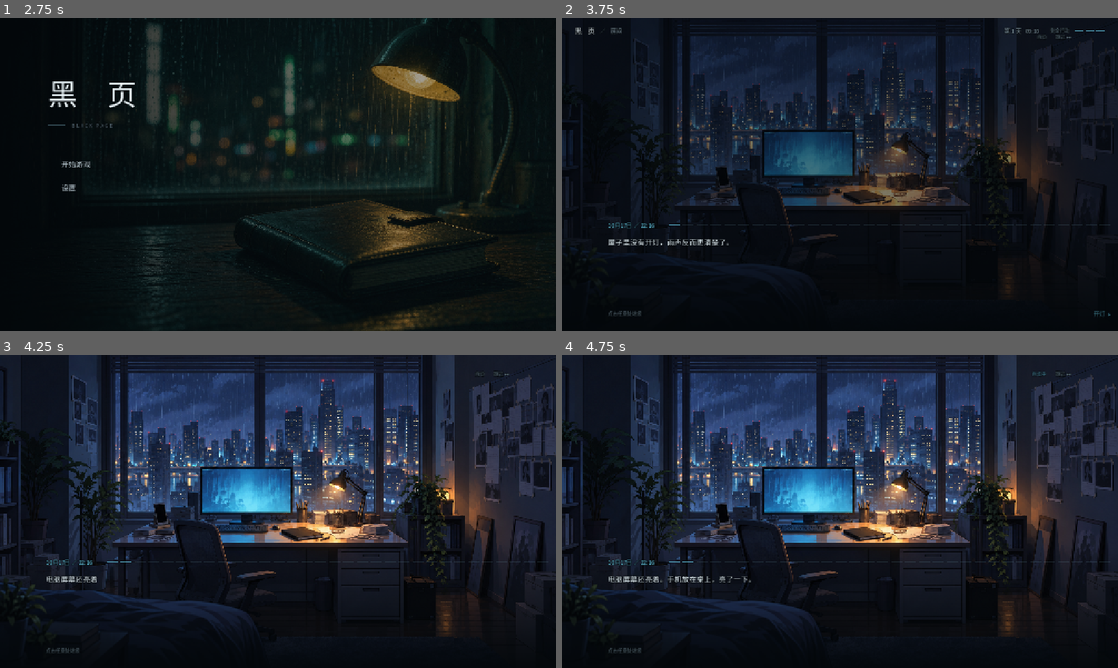
Above: before the commit, frames 1-4 (two rows, left to right).
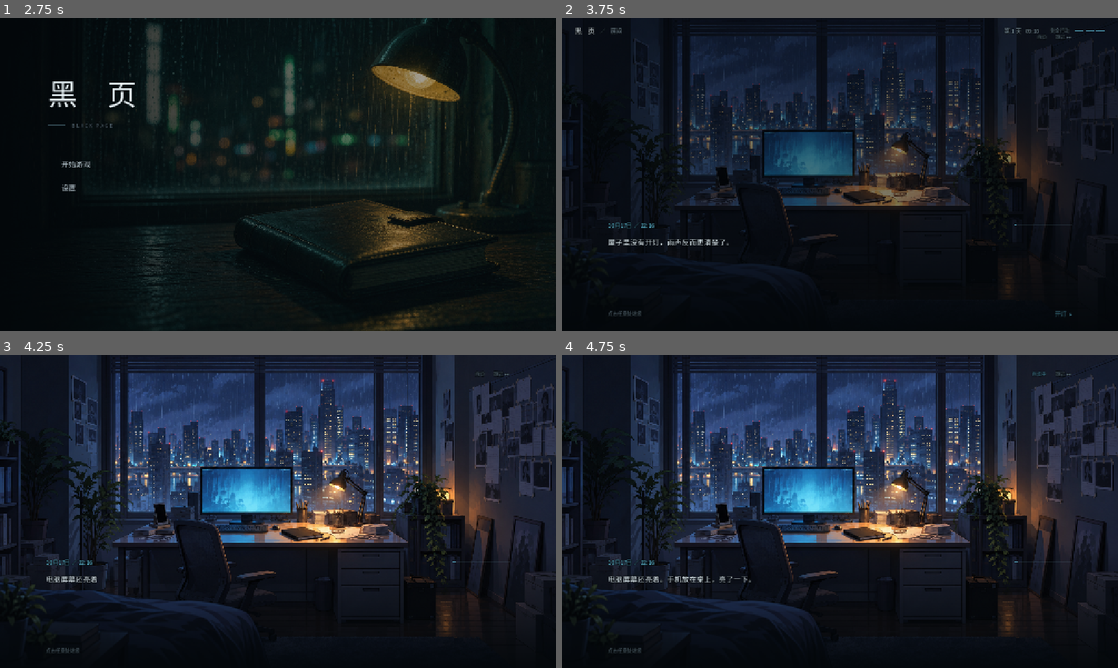
Above: after the commit, the same moments.

Repository: TreSir/-
Game: Godot game, scene res://scenes/black_page/main.tscn
Same seed, same stepped clock (60 frames per second), same inputs: the game is played once before the commit and once after it.
Inputs (mouse positions are in pixels of both pictures, inside the frame that each line leads up to):
- Up to frame 1 (2.75 s): click (278, 174) at 0.5 s; click (278, 174) at 1.25 s; click "黑 页" at 2 s
- Up to frame 2 (3.75 s): click (689, 165) at 2.77 s; tap Enter (ui_accept) at 3.5 s; move the mouse to (962, 158) at 3.52 s; hold Right (ui_right) from 3.53 s (still down); tap Space at 3.6 s; click (962, 158) at 3.67 s
- Up to frame 3 (4.25 s): keep holding Right (ui_right); tap Enter (ui_accept) at 3.77, 4.07 s
- Up to frame 4 (4.75 s): release Right (ui_right) at 4.25 s; click "自动" at 4.25 s

Frame 1 is identical in both runs. In frame 2, 0.2% of the frame differs, in the area x 19-99%, y 66-96%; in frame 3, 0.1%; in frame 4, 0.1%.

Commit message:
修两个只有看图才发现的问题：进度条过长 + 面板高度失控
一、序章进度条横贯整屏（用户指出）
   原来是「一页一个小点」，序章 5 页时刚好，现在 32 页就是：
   32 × 26px + 31 × 6px 间隙 = 1018px —— 一条横穿画面的虚线。
   页数一多，小点既占地方又读不出信息（32 个点谁也数不清）。

   改成**一条定宽细线**（PROGRESS_W = 132.0，写死）：
   走过的部分亮起来。定宽是关键——宽度跟着页数涨就会重蹈覆辙。

二、新闻卡的面板被撑成一个大黑框
   上一轮我改过「宽度按 UV 定、高度跟着内容走」，这次看图发现**它又高了**。
   真正的根因：**量高度的时机不对**。
   PanelContainer 里的标签是自动换行的，在现场 `get_combined_minimum_size()` 时
   宽度还没生效，标签按「宽度 0」换行 → 报出一个荒谬的大高度 → 面板被撑开。

   改成等一帧、宽度生效之后再量：_fit_panel_height.call_deferred(box)。

   教训：**GUI 里「算尺寸」和「设尺寸」的先后顺序是有副作用的**，
   涉及自动换行时不能当场量，要等一次 layout。

冒烟测试 86 项全过；两张截图逐张看过。

Diff:
--- a/scripts/black_page/prologue.gd
+++ b/scripts/black_page/prologue.gd
@@ -17,6 +17,8 @@
 const HotspotLayer = preload("res://scripts/core/hotspot_layer.gd")
 ## 逐字显示。主界面那套也是同一个组件——打字机全项目只此一份。
 const Typewriter = preload("res://scripts/core/typewriter.gd")
+## 进度条宽度。**写死**：跟着页数涨的话，32 页就会横贯整屏。
+const PROGRESS_W := 132.0
 ## 墨迹渗出。黑页上的字靠它「像墨一样渗出来」，见 assets/shaders/ink_bleed.gdshader。
 const INK_SHADER = preload("res://assets/shaders/ink_bleed.gdshader")
 const BG_DOOR = preload("res://assets/backgrounds/black_page_prologue_door_v1.png")
@@ -103,7 +105,11 @@
 var _catcher: Button
 var _body_scroll: ScrollContainer
 var _top: HBoxContainer
-var _dots: HBoxContainer
+## 进度：**一条定宽细线**，不是「一页一个小点」。
+##
+## 小点写法在 5 页的序章里刚好，32 页就变成横贯整屏的虚线了——
+## 页数一多，小点既占地方又读不出信息（32 个小点谁也数不清）。
+var _progress_fill: ColorRect
 var _hint: Label
 var _auto := false
 var _auto_clock := 0.0
@@ -210,16 +216,25 @@
 	head_spacer.size_flags_horizontal = Control.SIZE_EXPAND_FILL
 	head_spacer.mouse_filter = Control.MOUSE_FILTER_IGNORE
 	head.add_child(head_spacer)
-	_dots = HBoxContainer.new()
-	_dots.add_theme_constant_override("separation", 6)
-	_dots.size_flags_vertical = Control.SIZE_SHRINK_CENTER
-	_dots.mouse_filter = Control.MOUSE_FILTER_IGNORE
-	for _index in pages.size():
-		var pip := ColorRect.new()
-		pip.custom_minimum_size = Vector2(26, 3)
-		pip.color = Color(0.4941, 0.6980, 0.7686, 0.20)
-		_dots.add_child(pip)
-	head.add_child(_dots)
+	# 进度：一条定宽细线（走过的部分亮起来）。定宽是关键——
+	# 宽度不能跟着页数涨，否则 32 页就会横贯整屏。
+	var bar := Control.new()
+	bar.name = "Progress"
+	bar.custom_minimum_size = Vector2(PROGRESS_W, 3)
+	bar.size_flags_vertical = Control.SIZE_SHRINK_CENTER
+	bar.mouse_filter = Control.MOUSE_FILTER_IGNORE
+	var track := ColorRect.new()
+	track.color = Color(0.4941, 0.6980, 0.7686, 0.16)
+	track.set_anchors_and_offsets_preset(Control.PRESET_FULL_RECT)
+	track.mouse_filter = Control.MOUSE_FILTER_IGNORE
+	bar.add_child(track)
+	_progress_fill = ColorRect.new()
+	_progress_fill.color = UI.ACCENT
+	_progress_fill.set_anchors_and_offsets_preset(Control.PRESET_LEFT_WIDE)
+	_progress_fill.offset_right = 0.0
+	_progress_fill.mouse_filter = Control.MOUSE_FILTER_IGNORE
+	bar.add_child(_progress_fill)
+	head.add_child(bar)
 	column.add_child(head)
 
 	column.add_child(UI.spacer(16))
@@ -324,9 +339,10 @@
 	var is_title := str((entry.get("visual", {}) as Dictionary).get("type", "")) == "title"
 	card.visible = not is_title
 
-	for index in _dots.get_child_count():
-		var pip := _dots.get_child(index) as ColorRect
-		pip.color = UI.ACCENT if index <= step else Color(0.4941, 0.6980, 0.7686, 0.20)
+	# 进度条：走过多少页就亮多少。定宽，不跟着页数涨。
+	if _progress_fill != null:
+		var ratio := float(step + 1) / float(maxi(pages.size(), 1))
+		_progress_fill.offset_right = PROGRESS_W * ratio
 	_auto_clock = 0.0
 	if _card_tween != null and _card_tween.is_valid():
 		_card_tween.kill()
@@ -654,9 +670,11 @@
 				box.position = rect.position
 				if box is PanelContainer:
 					# 面板类卡片：宽度按 UV 定，**高度跟着内容走**。
-					# 硬套 UV 高度会剩一大块空白（新闻卡尤其明显）。
+					# 但高度**必须等一帧再量**——宽度还没生效时，里面的自动换行标签
+					# 会按「宽度 0」去换行，报出一个巨大的最小高度，把面板撑成一个大黑框。
 					box.custom_minimum_size = Vector2(rect.size.x, 0.0)
-					box.size = Vector2(rect.size.x, box.get_combined_minimum_size().y)
+					box.size = Vector2(rect.size.x, 0.0)
+					_fit_panel_height.call_deferred(box)
 				else:
 					box.custom_minimum_size = rect.size
 					box.size = rect.size
@@ -666,6 +684,16 @@
 					int(float(box.get_meta("size", 20)) * scale))
 		elif box is PanelContainer:
 			box.size = box.get_combined_minimum_size()
+
+## 等宽度生效之后，把面板高度收到内容高度。
+##
+## 为什么不能当场量：PanelContainer 里的标签是自动换行的，宽度还没应用时
+## 它们按「宽 0」换行，最小高度会算成一个荒谬的大值，当场用就会把面板撑成黑框。
+func _fit_panel_height(box: Control) -> void:
+	if not is_instance_valid(box): return
+	await get_tree().process_frame
+	if not is_instance_valid(box): return
+	box.size.y = box.get_combined_minimum_size().y
 
 func _is_last_beat() -> bool:
 	return _beat >= _beats.size() - 1
